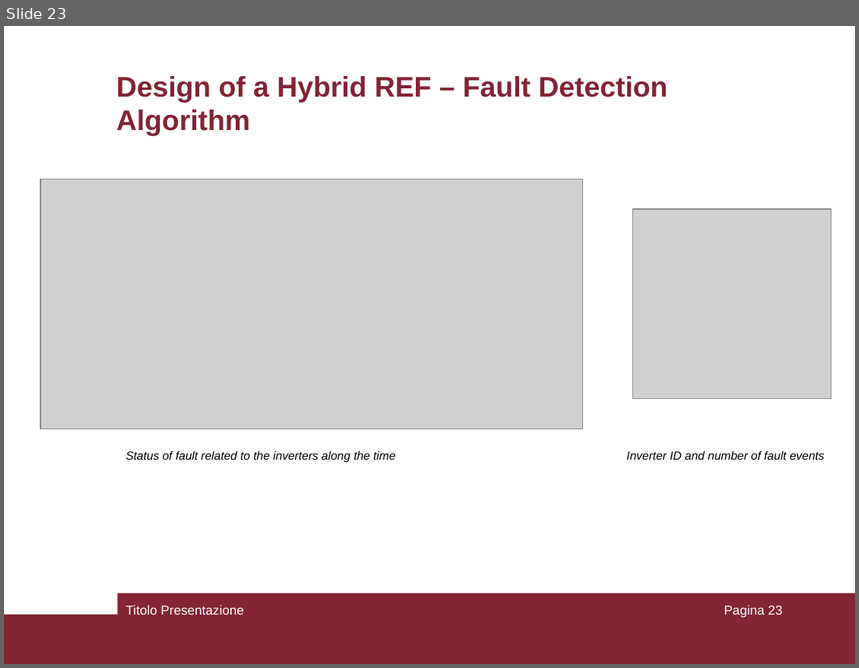
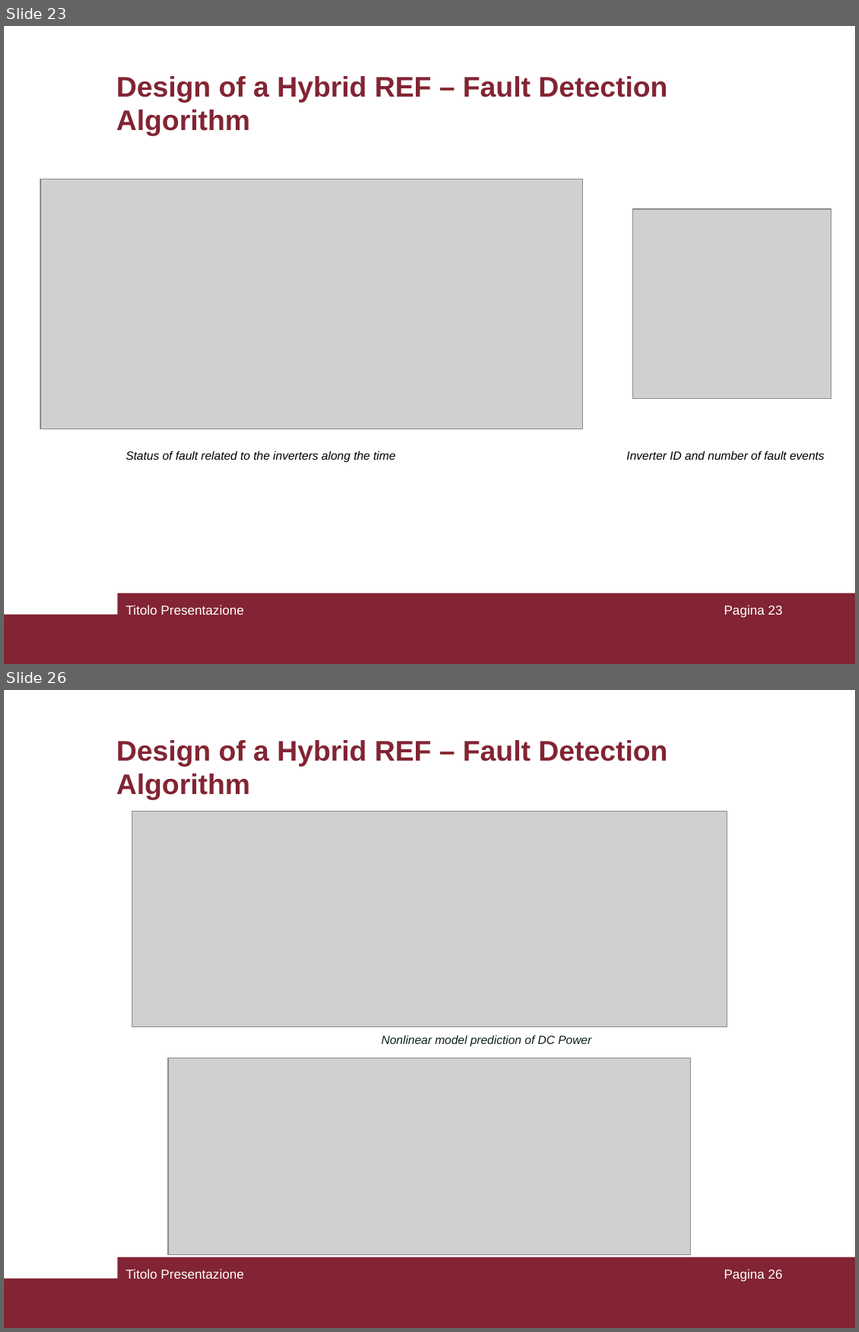
Before and after one commit to pierlucaanania/ResilienceEngineering4Minigrid_Africa, a slide deck: MSc Thesis/PresPptSapienza.ppt. Shown one above the other, each under a label of ours: slide 23 before the commit, slides 23 and 26 after it; the slides between them are not shown. The pictures are 859x668 and 859x1332 pixels, drawn with LibreOffice and Linux fonts; fonts in the diff are those of the drawing; grey boxes stand for pictures. Boxes give left, top, right and bottom in pixels: in the first picture for what was removed or moved away, otherwise in the second. Text is boxed around its words. In the diff, an @@ line names an element or a change of style, - is before the commit and + after.

```diff
--- a/MSc Thesis/PresPptSapienza.ppt
+++ b/MSc Thesis/PresPptSapienza.ppt
@@ slide 26 added at bbox=[4, 690, 855, 1328], background #FFFFFF; not listed: 2 template elements that a slide beside it also shows @@
@@ title added at bbox=[116, 740, 667, 800], 24 pt, text #822433, bold @@
+Design of a Hybrid REF – Fault Detection Algorithm
@@ picture added at bbox=[132, 811, 727, 1027] @@
@@ text added at bbox=[382, 1035, 591, 1046], 10 pt, text #0C1C1D, italic @@
+Nonlinear model prediction of DC Power
@@ picture added at bbox=[168, 1059, 691, 1255] @@
@@ text added at bbox=[126, 1269, 244, 1279], 11 pt, text #FFFFFF @@
+Titolo Presentazione
@@ page number added at bbox=[724, 1269, 783, 1282], 11 pt, text #FFFFFF @@
+Pagina 26
```
Also in this commit, not shown: 1 slide changed, 2 other slides added.
